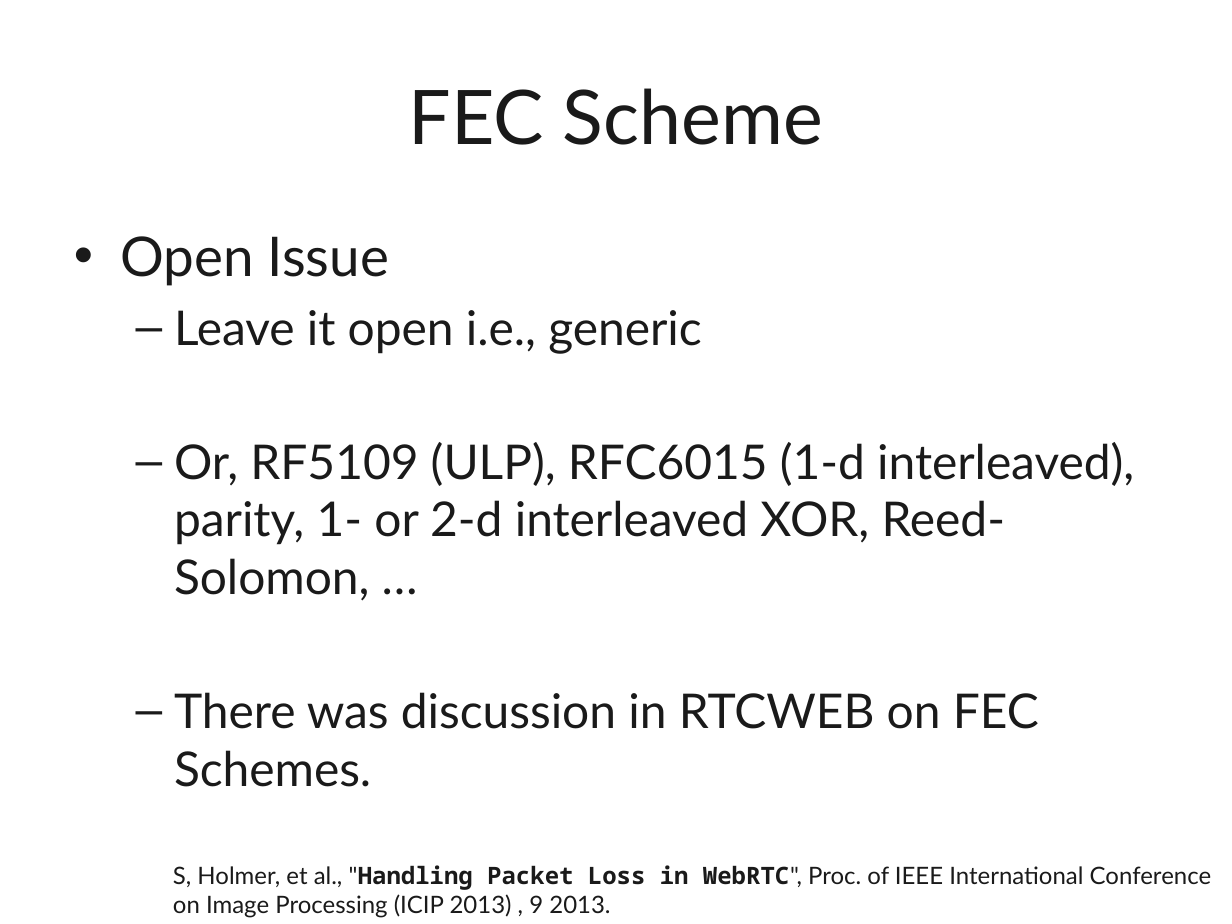
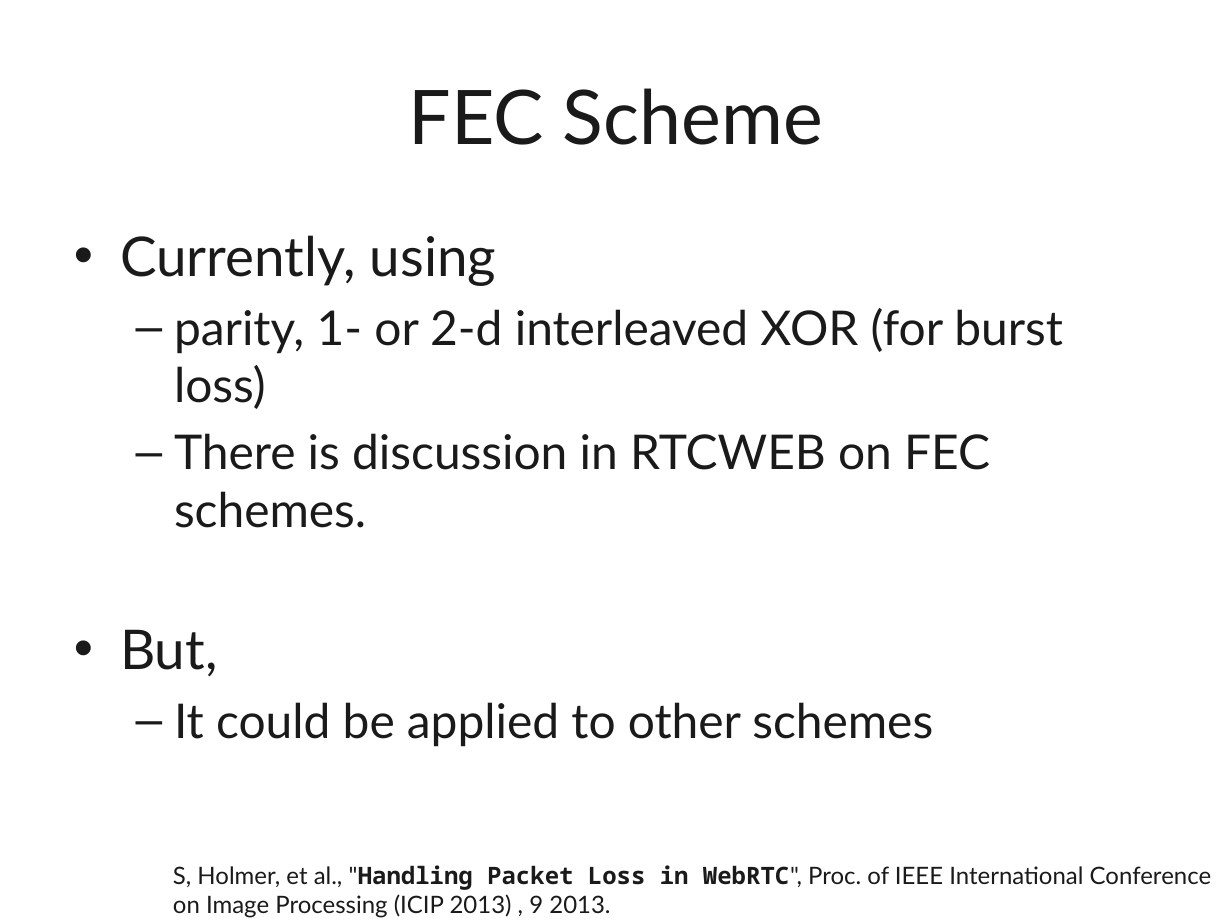
Before and after one commit to protocols-comnet/rmcat-adaptive-fec, a slide deck: slide 8 of presentations/91-rmcat-adaptive-fec.pptx. Drawn at 1232x924 pixels with LibreOffice and Linux fonts; fonts in the diff are those of the drawing. Boxes give left, top, right and bottom in pixels: in the first picture for what was removed or moved away, otherwise in the second. Text is boxed around its words. In the diff, an @@ line names an element or a change of style, - is before the commit and + after.

```diff
--- a/presentations/91-rmcat-adaptive-fec.pptx
+++ b/presentations/91-rmcat-adaptive-fec.pptx
@@ text at box(120, 235, 1063, 747): text changed @@
-• Open Issue
-  – Leave it open i.e., generic
-  – Or, RF5109 (ULP), RFC6015 (1-d interleaved), parity, 1- or 2-d interleaved XOR, Reed-Solomon, …
-  – There was discussion in RTCWEB on FEC Schemes.
+• Currently, using
+  – parity, 1- or 2-d interleaved XOR (for burst loss)
+  – There is discussion in RTCWEB on FEC schemes.
+• But,
+  – It could be applied to other schemes
```
Also in this commit, not shown: 4 other slides changed, 11 slides added.
